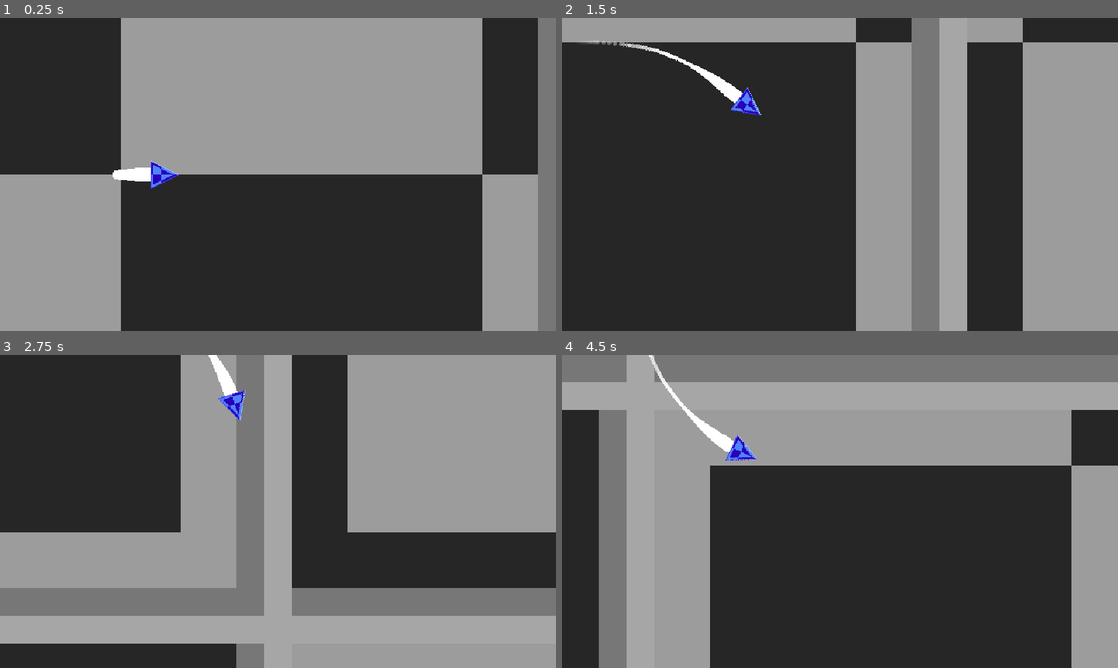
Above: before the commit, frames 1-4 (two rows, left to right).
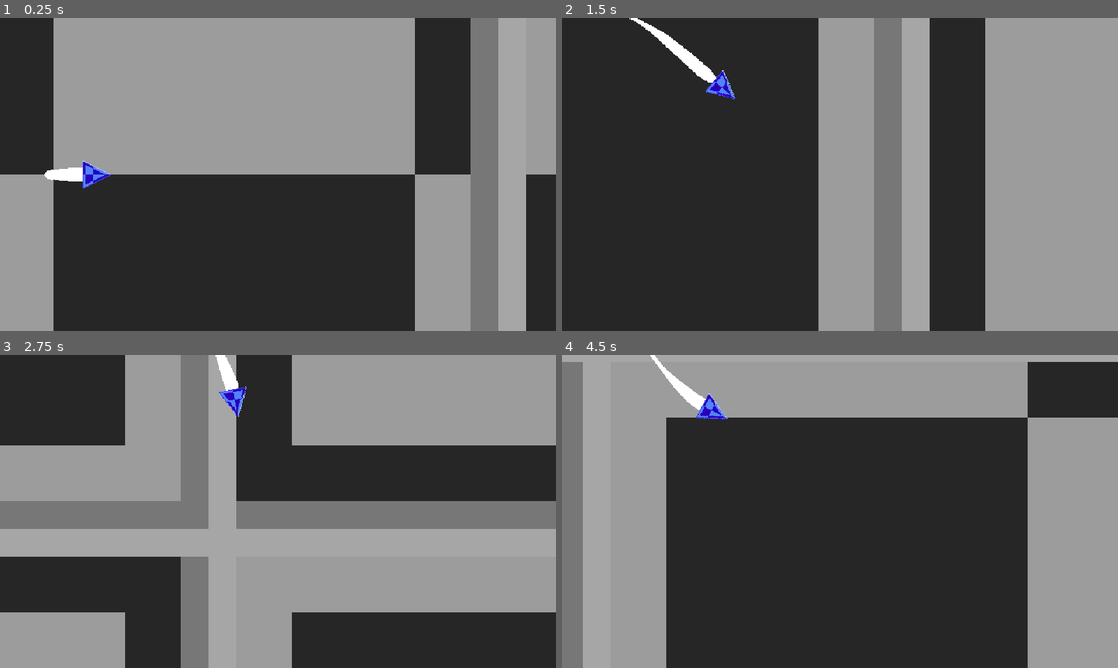
Above: after the commit, the same moments.

Repository: woliveira82/redot-aircraft-prototype
Game: Godot game, scene res://main.tscn
The game is run twice, just before and just after one commit, with the same random seed, the same clock (stepped at 60 frames per second) and the same inputs.
Inputs (mouse positions are in pixels of both pictures, inside the frame that each line leads up to):
- Up to frame 1 (0.25 s): no input
- Up to frame 2 (1.5 s): tap Enter at 0.5 s; move the mouse to (962, 158) at 0.52 s; hold Right (move_right) 0.53-1.28 s; tap Space (afterburn, bound only before the commit) at 0.6 s; click (962, 158) at 0.67 s; tap Ctrl (g_turn) at 0.8, 1.35 s; move the mouse to (728, 190) at 1.27 s; hold Down (move_down) from 1.28 s (still down)
- Up to frame 3 (2.75 s): tap Space (afterburn, bound only before the commit) at 1.55, 2.1 s; move the mouse to (333, 442) at 2.02 s; release Down (move_down) at 2.03 s; hold Right (move_right) from 2.03 s (still down); tap Ctrl (g_turn) at 2.3 s
- Up to frame 4 (4.5 s): move the mouse to (812, 574) at 2.77 s; release Right (move_right) at 2.78 s; hold Up (move_up) 2.78-3.53 s; tap Ctrl (g_turn) at 2.85, 3.8, 4.35 s; click (812, 574) at 2.92 s; tap Space (afterburn, bound only before the commit) at 3.05, 3.6 s; move the mouse to (1006, 558) at 3.52 s; hold Left (move_left) from 3.53 s (still down); move the mouse to (673, 464) at 4.27 s

The runs differ from the first frame. In frame 1, 35% of the frame differs, in the area x 8-100%, y 0-100%; in frame 2, 34%; in frame 3, 67%, in the area x 0-100%, y 0-100%; in frame 4, 42%.

Commit message:
feat: complete aircraft movements

Diff:
--- a/main.tscn
+++ b/main.tscn
@@ -22,8 +22,6 @@
 [node name="Camera2D" type="Camera2D" parent="."]
 position = Vector2(150, 0)
 position_smoothing_enabled = true
-position_smoothing_speed = 10.0
-rotation_smoothing_enabled = true
 rotation_smoothing_speed = 2.0
 
 [editable path="Player"]
--- a/player/player.gd
+++ b/player/player.gd
@@ -1,22 +1,35 @@
 extends Node2D
 
-var _speed := 200.0
-var _afterburn := 0.0
-var _turn := 0.8
-var _g_turn := 0.0
+var _average_speed := 200.0
+var _afterburn_speed := 400.0
+var _turn_angle := 0.8
+var _g_turn_angle := 1.6
+var _g_turn_on := false
+
+@onready var remote_transform_2d: RemoteTransform2D = $RemoteTransform2D
 
 
 func _process(delta: float) -> void:
-	var direction = InputHandler.get_input_direction()
-	rotation += direction.x * (_turn + _g_turn) * delta
-	position += Vector2.from_angle(rotation) * (_speed + _afterburn) * delta
+	if Input.is_action_just_pressed("g_turn"):
+		_g_turn_on = true
+	elif Input.is_action_just_released("g_turn"):
+		_g_turn_on = false
 
-	if Input.is_action_just_pressed("afterburn"):
-		_afterburn = 200.0
-	if Input.is_action_just_released("afterburn"):
-		_afterburn = 0.0
+	var turn_angle: float = _g_turn_angle if _g_turn_on else _turn_angle
 
-	if Input.is_action_just_pressed("g_turn"):
-		_g_turn = 0.8
-	if Input.is_action_just_released("g_turn"):
-		_g_turn = 0.0
+	var control: Vector2 = InputHandler.get_input_direction()
+	var speed: float = _average_speed
+	if control.y > 0.0:
+		speed = _afterburn_speed * control.y
+	elif control.y < 0.0:
+		speed = _average_speed / (1.0 + abs(control.y))
+
+	var direction = Vector2.from_angle(rotation)
+	_adjust_remote_transform_position(direction)
+
+	rotation += control.x * turn_angle * delta
+	position += direction * speed * delta
+
+
+func _adjust_remote_transform_position(direction: Vector2):
+	remote_transform_2d.position.x = 160 + pow(abs(direction.x), 2.0) * 115.0
--- a/player/player.tscn
+++ b/player/player.tscn
@@ -31,3 +31,6 @@
 [node name="RemoteTransform2D" type="RemoteTransform2D" parent="."]
 position = Vector2(150, 0)
 remote_path = NodePath("../../Camera2D")
+update_rotation = false
+
+[node name="AnimationPlayer" type="AnimationPlayer" parent="."]
--- a/project.godot
+++ b/project.godot
@@ -53,14 +53,10 @@
 , Object(InputEventKey,"resource_local_to_scene":false,"resource_name":"","device":-1,"window_id":0,"alt_pressed":false …(183 unchanged characters)…
 ]
 }
-afterburn={
-"deadzone": 0.5,
-"events": [Object(InputEventKey,"resource_local_to_scene":false,"resource_name":"","device":-1,"window_id":0,"alt_pressed":false,"shift_pressed":false,"ctrl_pressed":false,"meta_pressed":false,"pressed":false,"keycode":0,"physical_keycode":32,"key_label":0,"unicode":32,"location":0,"echo":false,"script":null)
-]
-}
 g_turn={
 "deadzone": 0.5,
 "events": [Object(InputEventKey,"resource_local_to_scene":false,"resource_name":"","device":-1,"window_id":0,"alt_press …(195 unchanged characters)…
+, Object(InputEventKey,"resource_local_to_scene":false,"resource_name":"","device":-1,"window_id":0,"alt_pressed":false,"shift_pressed":false,"ctrl_pressed":false,"meta_pressed":false,"pressed":false,"keycode":0,"physical_keycode":32,"key_label":0,"unicode":32,"location":0,"echo":false,"script":null)
 ]
 }
 
